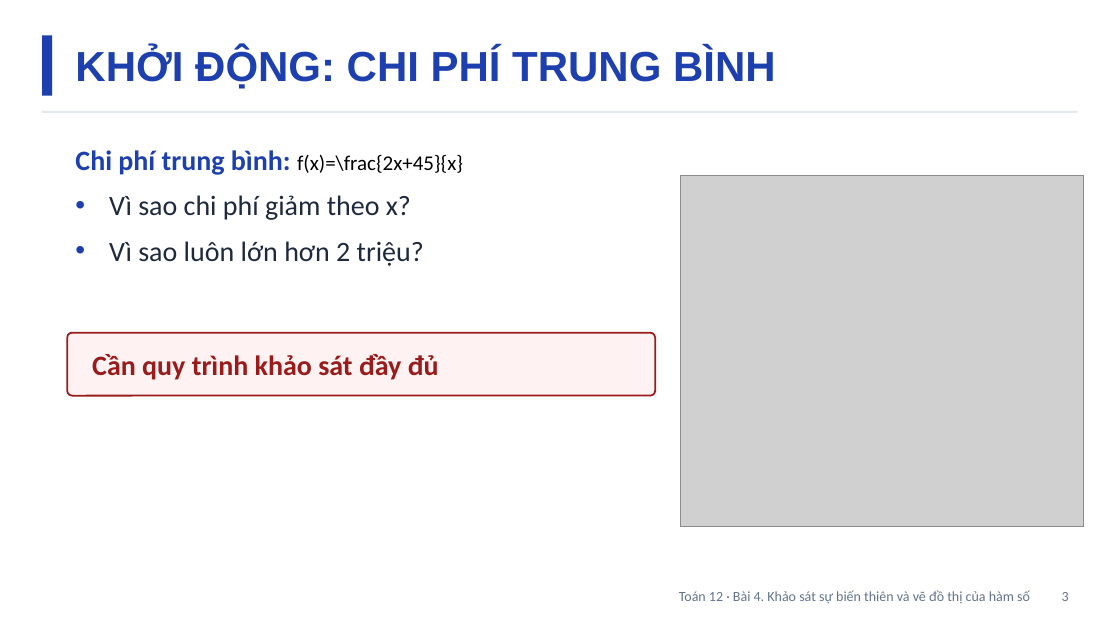
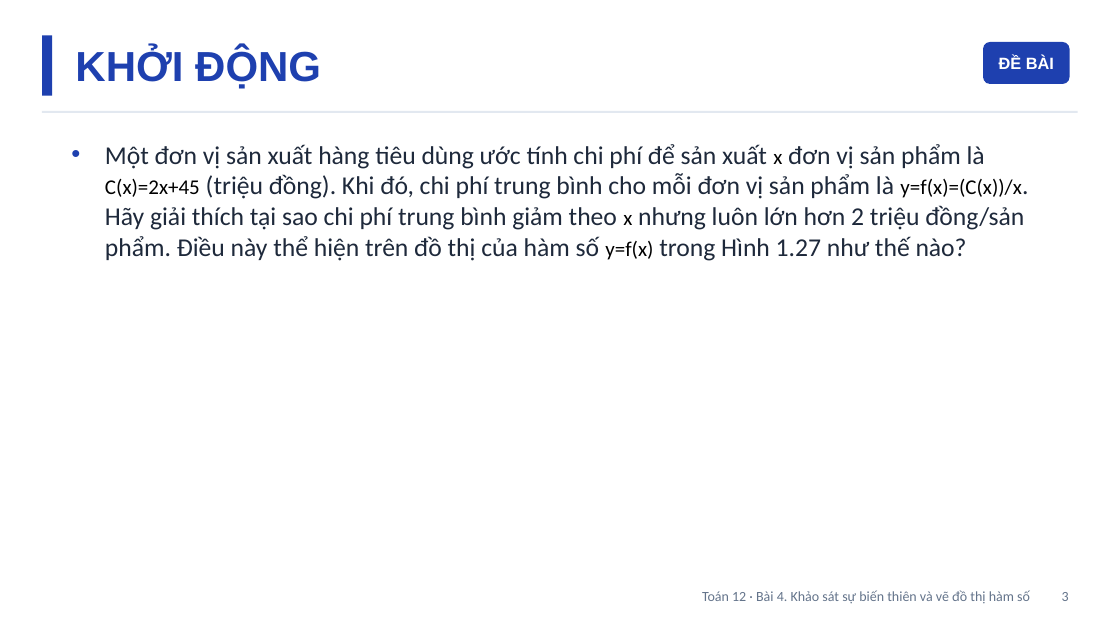
Before and after one commit to Trangtu66/Taode_thi_online, a slide deck: slide 3 of mon/toan/slide/lop12/Slide_TOAN12_Bai4_T14-18.pptx. Drawn at 1120x630 pixels with LibreOffice and Linux fonts; fonts in the diff are those of the drawing; grey boxes stand for pictures. Boxes give left, top, right and bottom in pixels: in the first picture for what was removed or moved away, otherwise in the second. Text is boxed around its words. In the diff, an @@ line names an element or a change of style, - is before the commit and + after.

```diff
--- a/mon/toan/slide/lop12/Slide_TOAN12_Bai4_T14-18.pptx
+++ b/mon/toan/slide/lop12/Slide_TOAN12_Bai4_T14-18.pptx
@@ text at (75,48,321,89): text changed @@
-KHỞI ĐỘNG: CHI PHÍ TRUNG BÌNH
+KHỞI ĐỘNG
@@ rounded rectangle added at (983,42,1070,84), fill #1E40AF, 14 pt, text #FFFFFF, bold @@
+ĐỀ BÀI
@@ text added at (105,144,1024,261), 22 pt, text #1E293B @@
+• Một đơn vị sản xuất hàng tiêu dùng ước tính chi phí để sản xuất x đơn vị sản phẩm là C(x)=2x+45 (triệu đồng). Khi đó, chi phí trung bình cho mỗi đơn vị sản phẩm là y=f(x)=(C(x))/x. Hãy giải thích tại sao chi phí trung bình giảm theo x nhưng luôn lớn hơn 2 triệu đồng/sản phẩm. Điều này thể hiện trên đồ thị của hàm số y=f(x) trong Hình 1.27 như thế nào?
@@ text removed at (75,150,463,266) @@
-Chi phí trung bình: f(x)=\frac{2x+45}{x}
-• Vì sao chi phí giảm theo x?
-• Vì sao luôn lớn hơn 2 triệu?
@@ picture removed at (681,176,1084,527) @@
@@ rounded rectangle removed at (67,333,655,396) @@
@@ text removed at (92,354,439,380) @@
-Cần quy trình khảo sát đầy đủ
@@ text at (702,590,1069,603): text changed @@
-Toán 12 · Bài 4. Khảo sát sự biến thiên và vẽ đồ thị của hàm số 3
+Toán 12 · Bài 4. Khảo sát sự biến thiên và vẽ đồ thị hàm số 3
```
Also in this commit, not shown: 22 other slides changed, 42 slides added, 1 slide removed.
